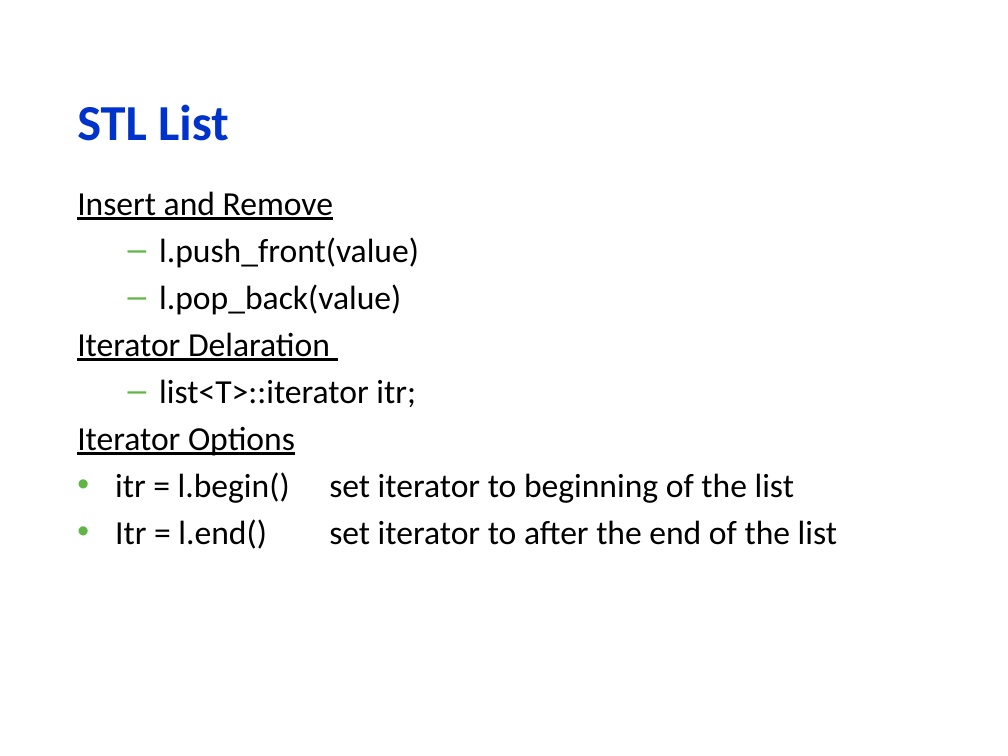
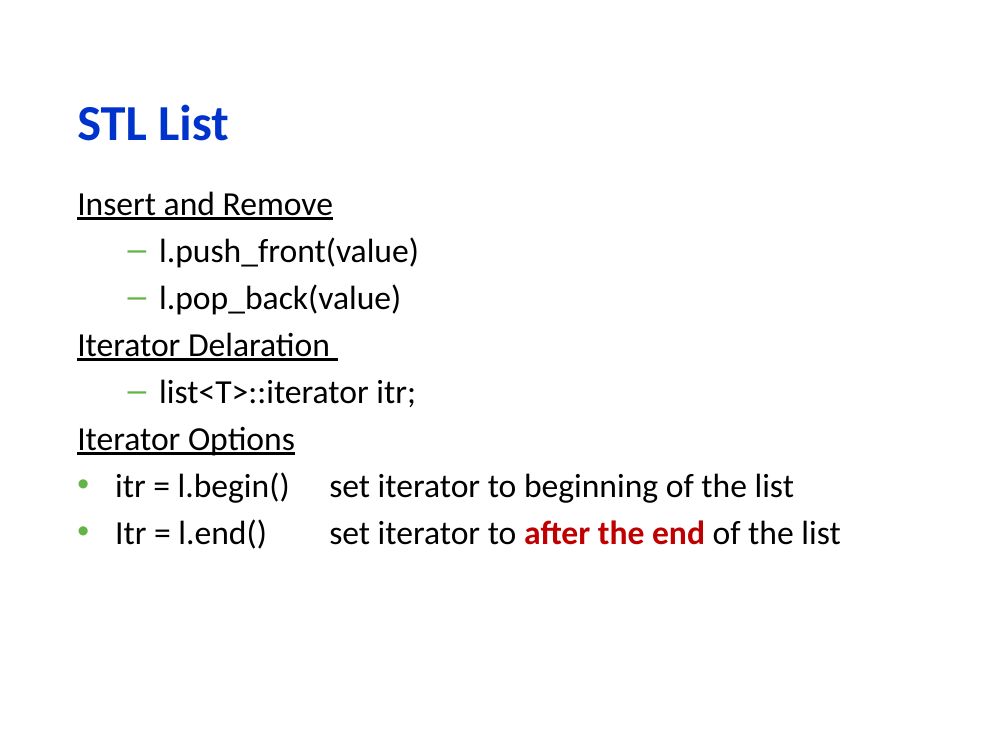
Before and after one commit to gabywang/FRE6883, a slide deck: slide 62 of Slides/Part 2-Financial Applications Using Data Structures, Templates and Design Patterns.pptx. Drawn at 1008x756 pixels with LibreOffice and Linux fonts; fonts in the diff are those of the drawing; background and template pictures are left out. Boxes give left, top, right and bottom in pixels: in the first picture for what was removed or moved away, otherwise in the second. Text is boxed around its words. In the diff, an @@ line names an element or a change of style, - is before the commit and + after.

```diff
--- a/Slides/Part 2-Financial Applications Using Data Structures, Templates and Design Patterns.pptx
+++ b/Slides/Part 2-Financial Applications Using Data Structures, Templates and Design Patterns.pptx
@@ text at <box>115,519,840,549</box>: text colour #000000 to #C00000, bold on in "after the end" @@
```
Also in this commit, not shown: 51 other slides changed, 3 other files.
